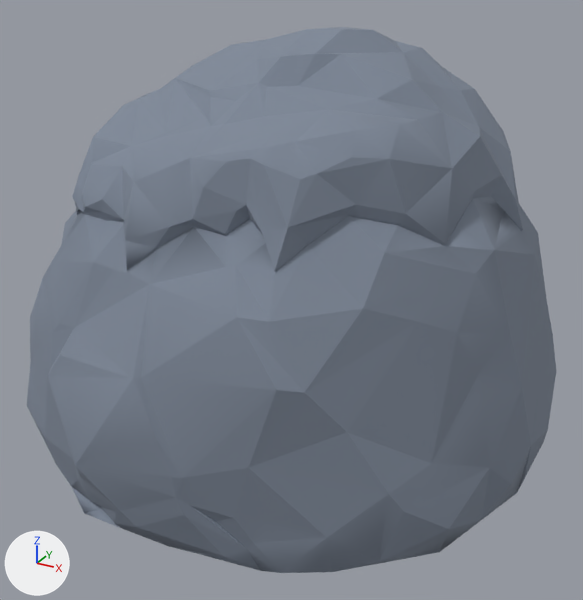
The glTF model prototypes/lookdev/godot/assets/rock_flat.glb, before and after one commit.
One viewpoint serves both versions: a 50 mm camera at (0.887, -1.616, 1.158) aimed at (0.025, -0.049, 0.374). The lights are fixed; the arrows at lower left show +X, +Y and +Z. The older version comes first. Vertices at exactly the same position are counted once.

Objects in the first picture: 'material'.
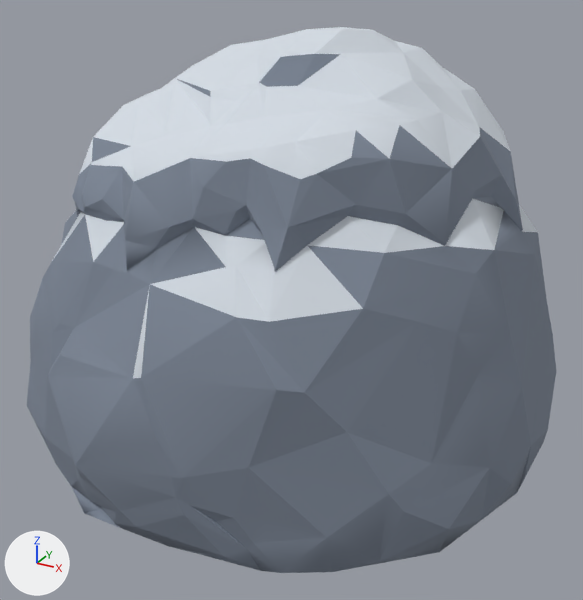
Where the change shows, as pixel boxes [x1, y1, x2, y2] in the pictures (583 x 600 px):
part 1 of me_material, recoloured (lighter)
    both: [52, 27, 537, 379]

Diff of the bpy script that builds the scene:
```diff
--- a/prototypes/lookdev/godot/assets/rock_flat.glb.py
+++ b/prototypes/lookdev/godot/assets/rock_flat.glb.py
@@ me_material @@
 me_material.from_pydata(...)  # 424 vertices, 845 faces; spans x -0.636..0.636, y -0.636..0.636, z 0.0..1.0
 # used by ob_material; location = (0.0, 0.0, 0.0)
+# me_material part 1: 209 faces centred in x -0.563..0.503, y -0.579..0.492, z 0.476..0.997 are repainted in the vertex colours; the middle colour goes from greyish blue #8c97a8 to white #eaf2fb
 me_material.materials.append(mat_flat_palette)
```
